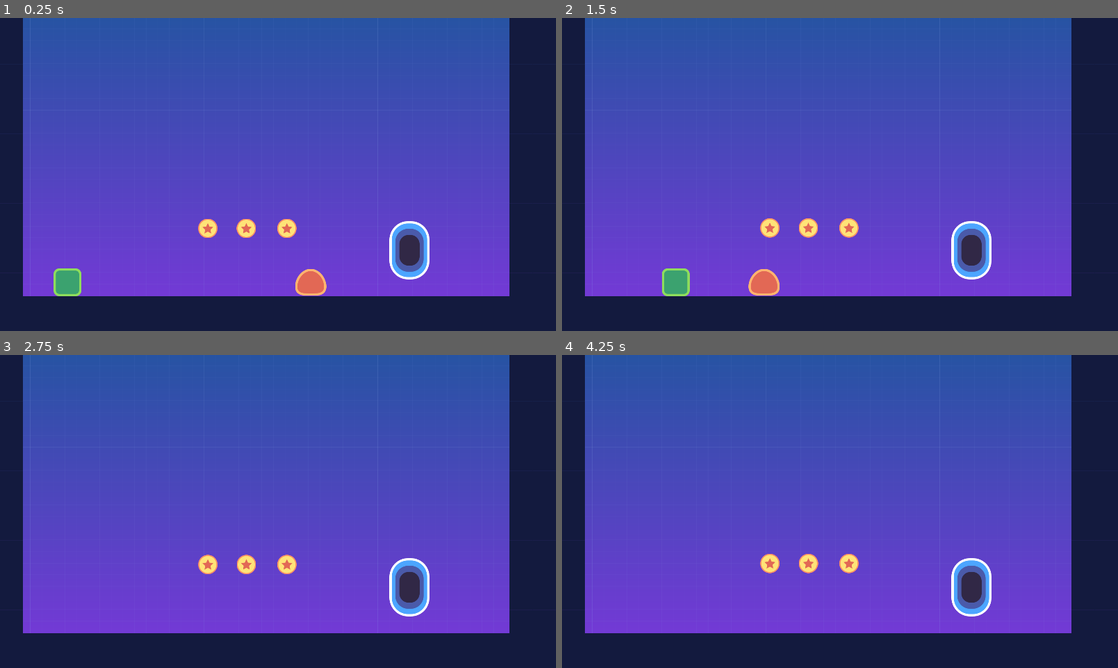
Above: before the commit, frames 1-4 (two rows, left to right).
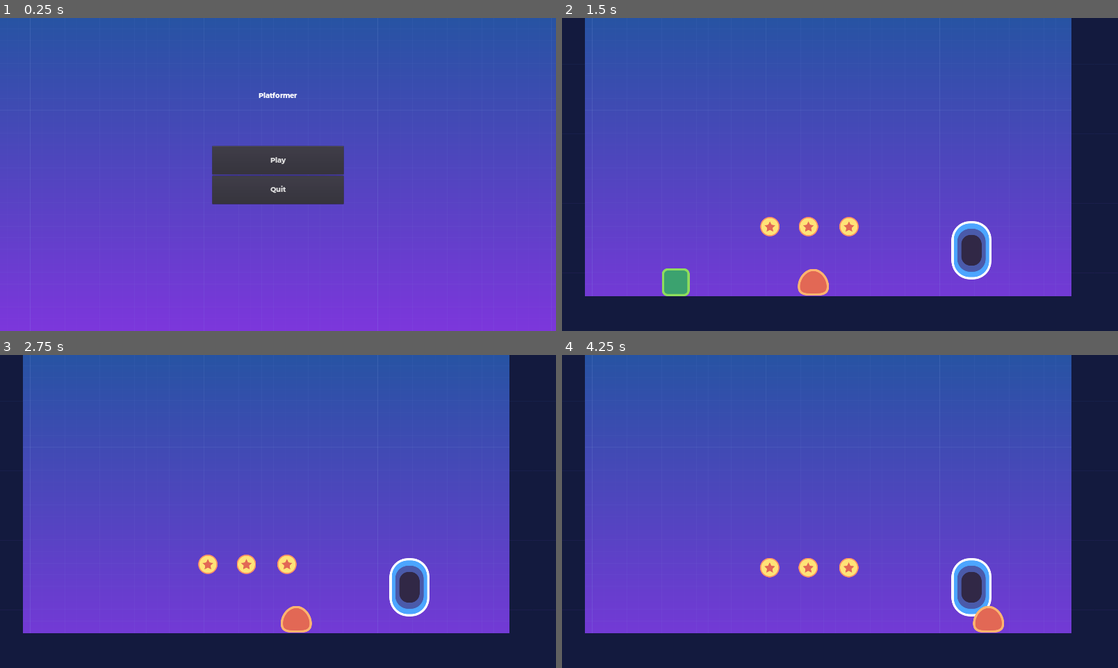
Above: after the commit, the same moments.

Repository: stewchan/platformer
Game: Godot game, scene res://src/screens/MainScreen.tscn
Two runs of this game, one before a commit and one after it. Both use one fixed random seed, a clock stepped at 60 frames per second and the inputs below. Before the commit the project starts from res://src/levels/Level01.tscn.
Inputs (mouse positions are in pixels of both pictures, inside the frame that each line leads up to):
- Up to frame 1 (0.25 s): no input
- Up to frame 2 (1.5 s): click (840, 158) at 0.5 s, where only the run after the commit has a clickable "Play"; hold D (move_right) from 1.28 s (still down)
- Up to frame 3 (2.75 s): keep holding D (move_right); tap W (jump) at 1.52, 2.27 s
- Up to frame 4 (4.25 s): release D (move_right) at 2.78 s; hold A (move_left) 2.78-3.53 s; hold D (move_right) from 3.53 s (still down); tap W (jump) at 3.77 s

The runs differ from the first frame. In frame 1, 29% of the frame differs, in the area x 0-100%, y 0-100%; in frame 2, 1.0%; in frame 3, 0.5%; in frame 4, 0.9%.

Commit message:
Fixes to collision

Diff:
--- /dev/null
+++ b/assets/new_dynamicfont.tres
@@ -0,0 +1,7 @@
+[gd_resource type="DynamicFont" load_steps=2 format=2]
+
+[ext_resource path="res://assets/montserrat_extrabold.otf" type="DynamicFontData" id=1]
+
+[resource]
+size = 24
+font_data = ExtResource( 1 )
--- /dev/null
+++ b/assets/ui_theme.tres
@@ -0,0 +1,6 @@
+[gd_resource type="Theme" load_steps=2 format=2]
+
+[ext_resource path="res://assets/new_dynamicfont.tres" type="DynamicFont" id=1]
+
+[resource]
+default_font = ExtResource( 1 )
--- a/project.godot
+++ b/project.godot
@@ -21,8 +21,12 @@
 [application]
 
 config/name="Platformer"
-run/main_scene="res://src/levels/Level01.tscn"
+run/main_scene="res://src/screens/MainScreen.tscn"
 config/icon="res://icon.png"
+
+[autoload]
+
+PlayerData="*res://src/autoload/PlayerData.tscn"
 
 [display]
 
--- a/src/actors/Enemy.gd
+++ b/src/actors/Enemy.gd
@@ -1,4 +1,9 @@
 extends Actor
+
+
+onready var stomp_detector = $StompDetector
+
+export var score := 100
 
 
 func _ready() -> void:
@@ -6,15 +11,19 @@
 	_velocity.x = -speed.x
 
 
-func _on_StompDetector_body_entered(body: Node) -> void:
-#	if body.global_position.y < $StompDetector.global_position.y:
-#		return
-	$StompDetector/CollisionShape2D.disabled = true
-	queue_free()
-
-
 func _physics_process(delta: float) -> void:
 	_velocity.y += gravity * delta
 	if is_on_wall():
 		_velocity.x *= -1.0
 	_velocity.y = move_and_slide(_velocity, FLOOR_NORMAL).y
+
+
+func _on_StompDetector_area_entered(area: Area2D) -> void:
+	if area.global_position.y > stomp_detector.global_position.y:
+		return
+	die()
+
+
+func die() -> void:
+	queue_free()
+	PlayerData.score += score
--- a/src/actors/Enemy.tscn
+++ b/src/actors/Enemy.tscn
@@ -39,4 +39,4 @@
 position = Vector2( 0, -21 )
 shape = SubResource( 2 )
 
-[connection signal="body_entered" from="StompDetector" to="." method="_on_StompDetector_body_entered"]
+[connection signal="area_entered" from="StompDetector" to="." method="_on_StompDetector_area_entered"]
--- a/src/actors/Player.gd
+++ b/src/actors/Player.gd
@@ -10,6 +10,7 @@
 
 
 func _on_EnemyDetector_body_entered(body: Node) -> void:
+	die()
 	queue_free()
 
 
@@ -48,3 +49,8 @@
 	var out := linear_velocity
 	out.y = -impulse
 	return out
+
+
+func die() -> void:
+	PlayerData.deaths += 1
+	queue_free()
--- a/src/actors/Player.tscn
+++ b/src/actors/Player.tscn
@@ -7,7 +7,7 @@
 extents = Vector2( 40, 40 )
 
 [sub_resource type="RectangleShape2D" id=2]
-extents = Vector2( 44, 42 )
+extents = Vector2( 44, 43 )
 
 [node name="Player" type="KinematicBody2D"]
 collision_mask = 10
@@ -31,12 +31,13 @@
 smoothing_enabled = true
 
 [node name="EnemyDetector" type="Area2D" parent="."]
+position = Vector2( 0, -2 )
 collision_layer = 0
 collision_mask = 2
 
 [node name="CollisionShape2D" type="CollisionShape2D" parent="EnemyDetector"]
 modulate = Color( 0.180392, 0.227451, 0.74902, 1 )
-position = Vector2( 0, -42 )
+position = Vector2( 0, -41 )
 shape = SubResource( 2 )
 
 [connection signal="area_entered" from="EnemyDetector" to="." method="_on_EnemyDetector_area_entered"]
--- /dev/null
+++ b/src/autoload/PlayerData.gd
@@ -0,0 +1,24 @@
+extends Node
+
+
+signal score_updated
+signal player_died
+
+
+var score := 0 setget set_score
+var deaths := 0 setget set_deaths
+
+
+func reset() -> void:
+	score = 0
+	deaths = 0
+
+
+func set_score(value: int) -> void:
+	score = value
+	emit_signal("score_updated")
+
+
+func set_deaths(value: int) -> void:
+	deaths = value
+	emit_signal("player_died")
--- /dev/null
+++ b/src/autoload/PlayerData.tscn
@@ -0,0 +1,6 @@
+[gd_scene load_steps=2 format=2]
+
+[ext_resource path="res://src/autoload/PlayerData.gd" type="Script" id=1]
+
+[node name="PlayerData" type="Node"]
+script = ExtResource( 1 )
--- a/src/objects/Coin.gd
+++ b/src/objects/Coin.gd
@@ -3,10 +3,13 @@
 
 onready var anim_player := $AnimationPlayer
 
-
-func _ready() -> void:
-	pass
+export var score := 100
 
 
 func _on_body_entered(body: Node) -> void:
+	picked()
+
+
+func picked() -> void:
+	PlayerData.score += score
 	anim_player.play("fade_out")
--- a/src/objects/Coin.tscn
+++ b/src/objects/Coin.tscn
@@ -31,6 +31,18 @@
 "transitions": PoolRealArray( 1 ),
 "update": 0,
 "values": [ Color( 1, 1, 1, 1 ) ]
+}
+tracks/2/type = "value"
+tracks/2/path = NodePath(".:position")
+tracks/2/interp = 1
+tracks/2/loop_wrap = true
+tracks/2/imported = false
+tracks/2/enabled = true
+tracks/2/keys = {
+"times": PoolRealArray( 0 ),
+"transitions": PoolRealArray( 1 ),
+"update": 0,
+"values": [ Vector2( 0, 0 ) ]
 }
 
 [sub_resource type="Animation" id=3]
@@ -91,6 +103,18 @@
 "method": "queue_free"
 } ]
 }
+tracks/2/type = "value"
+tracks/2/path = NodePath("CoinSprite:position")
+tracks/2/interp = 1
+tracks/2/loop_wrap = true
+tracks/2/imported = false
+tracks/2/enabled = true
+tracks/2/keys = {
+"times": PoolRealArray( 0, 0.4 ),
+"transitions": PoolRealArray( 1, 1 ),
+"update": 0,
+"values": [ Vector2( 0, 0 ), Vector2( 0, -60 ) ]
+}
 
 [node name="Coin" type="Area2D"]
 collision_layer = 4
--- /dev/null
+++ b/src/screens/MainScreen.tscn
@@ -0,0 +1,38 @@
+[gd_scene load_steps=6 format=2]
+
+[ext_resource path="res://src/user_interface/Title.tscn" type="PackedScene" id=1]
+[ext_resource path="res://src/user_interface/ChangeSceneButton.tscn" type="PackedScene" id=2]
+[ext_resource path="res://src/user_interface/QuitButton.tscn" type="PackedScene" id=3]
+[ext_resource path="res://assets/background.png" type="Texture" id=4]
+[ext_resource path="res://assets/ui_theme.tres" type="Theme" id=5]
+
+[node name="MainScreen" type="Control"]
+anchor_right = 1.0
+anchor_bottom = 1.0
+theme = ExtResource( 5 )
+
+[node name="Background" type="TextureRect" parent="."]
+anchor_right = 1.0
+anchor_bottom = 1.0
+texture = ExtResource( 4 )
+expand = true
+
+[node name="Title" parent="." instance=ExtResource( 1 )]
+margin_left = -70.0
+margin_top = 251.0
+margin_right = 70.0
+margin_bottom = 282.0
+
+[node name="Menu" type="VBoxContainer" parent="."]
+anchor_left = 0.5
+anchor_top = 0.5
+anchor_right = 0.5
+anchor_bottom = 0.5
+margin_left = -227.0
+margin_top = -98.0
+margin_right = 227.0
+margin_bottom = 102.0
+
+[node name="PlayButton" parent="Menu" instance=ExtResource( 2 )]
+
+[node name="QuitButton" parent="Menu" instance=ExtResource( 3 )]
--- /dev/null
+++ b/src/user_interface/ChangeSceneButton.gd
@@ -0,0 +1,13 @@
+tool
+extends Button
+
+
+export(String, FILE) var next_scene_path := ""
+
+
+func _on_button_up() -> void:
+	get_tree().change_scene(next_scene_path)
+
+
+func _get_configuration_warning() -> String:
+	return "next_scene_path must be set for the button to work" if next_scene_path == "" else ""
--- /dev/null
+++ b/src/user_interface/ChangeSceneButton.tscn
@@ -0,0 +1,13 @@
+[gd_scene load_steps=2 format=2]
+
+[ext_resource path="res://src/user_interface/ChangeSceneButton.gd" type="Script" id=1]
+
+[node name="ChangeSceneButton" type="Button"]
+margin_right = 454.0
+margin_bottom = 98.0
+size_flags_vertical = 3
+text = "Play"
+script = ExtResource( 1 )
+next_scene_path = "res://src/levels/Level01.tscn"
+
+[connection signal="button_up" from="." to="." method="_on_button_up"]
--- /dev/null
+++ b/src/user_interface/EndScreen.tscn
@@ -0,0 +1,51 @@
+[gd_scene load_steps=6 format=2]
+
+[ext_resource path="res://assets/ui_theme.tres" type="Theme" id=2]
+[ext_resource path="res://assets/background.png" type="Texture" id=3]
+[ext_resource path="res://src/user_interface/ChangeSceneButton.tscn" type="PackedScene" id=5]
+[ext_resource path="res://src/user_interface/QuitButton.tscn" type="PackedScene" id=6]
+[ext_resource path="res://src/user_interface/Title.tscn" type="PackedScene" id=7]
+
+[node name="EndScreen" type="Control"]
+anchor_right = 1.0
+anchor_bottom = 1.0
+
+[node name="Background" type="TextureRect" parent="."]
+anchor_right = 1.0
+anchor_bottom = 1.0
+texture = ExtResource( 3 )
+expand = true
+
+[node name="Title" parent="." instance=ExtResource( 7 )]
+margin_left = -249.5
+margin_top = 338.0
+margin_right = 249.5
+margin_bottom = 369.0
+text = "Congratulation for finishing the game!"
+
+[node name="Label" type="Label" parent="."]
+anchor_left = 0.5
+anchor_right = 0.5
+margin_left = -117.5
+margin_top = 410.0
+margin_right = 117.5
+margin_bottom = 475.0
+theme = ExtResource( 2 )
+text = "Final Score is %s
+You died times %s"
+
+[node name="Menu" type="VBoxContainer" parent="."]
+anchor_left = 0.5
+anchor_top = 0.5
+anchor_right = 0.5
+anchor_bottom = 0.5
+margin_left = -227.0
+margin_top = -12.0
+margin_right = 227.0
+margin_bottom = 188.0
+theme = ExtResource( 2 )
+
+[node name="PlayButton" parent="Menu" instance=ExtResource( 5 )]
+text = "Play Again"
+
+[node name="QuitButton" parent="Menu" instance=ExtResource( 6 )]
--- /dev/null
+++ b/src/user_interface/QuitButton.gd
@@ -0,0 +1,6 @@
+extends Button
+
+
+
+func _on_QuitButton_button_up() -> void:
+	get_tree().quit()
--- /dev/null
+++ b/src/user_interface/QuitButton.tscn
@@ -0,0 +1,13 @@
+[gd_scene load_steps=2 format=2]
+
+[ext_resource path="res://src/user_interface/QuitButton.gd" type="Script" id=1]
+
+[node name="QuitButton" type="Button"]
+margin_top = 102.0
+margin_right = 454.0
+margin_bottom = 200.0
+size_flags_vertical = 3
+text = "Quit"
+script = ExtResource( 1 )
+
+[connection signal="button_up" from="." to="." method="_on_QuitButton_button_up"]
--- /dev/null
+++ b/src/user_interface/Title.tscn
@@ -0,0 +1,14 @@
+[gd_scene load_steps=2 format=2]
+
+[ext_resource path="res://assets/ui_theme.tres" type="Theme" id=1]
+
+[node name="Title" type="Label"]
+anchor_left = 0.5
+anchor_right = 0.5
+margin_left = -33.5
+margin_top = 267.0
+margin_right = 33.5
+margin_bottom = 281.0
+theme = ExtResource( 1 )
+text = "Platformer"
+align = 1
